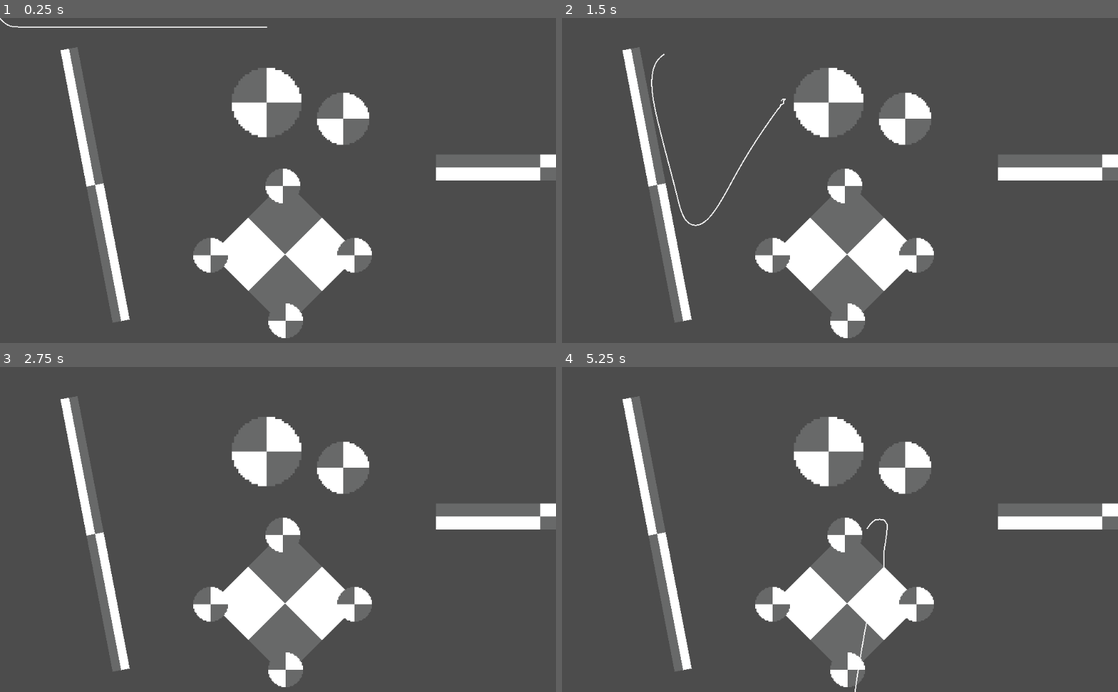
Above: before the commit, frames 1-4 (two rows, left to right).
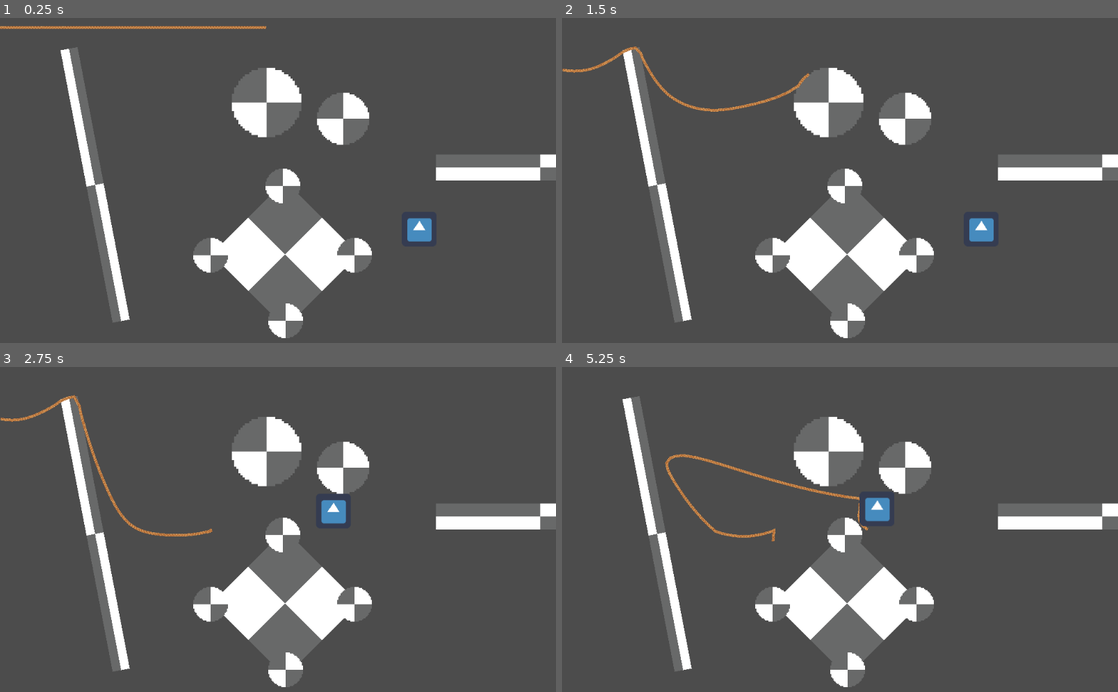
Above: after the commit, the same moments.

Repository: beanmoro/godot_rope
Game: Godot game, scene res://assets/scenes/Main.tscn
The game is run twice, just before and just after one commit, with the same random seed, the same clock (stepped at 60 frames per second) and the same inputs. The engine's default icon, where the game draws it, is replaced by a stand-in: a white triangle on a blue panel in a dark square.
Inputs (mouse positions are in pixels of both pictures, inside the frame that each line leads up to):
- Up to frame 1 (0.25 s): no input
- Up to frame 2 (1.5 s): move the mouse to (962, 164) at 0.52 s; tap 1 (PinFirst) at 0.6 s; tap 2 (PinLast) at 0.8, 1.35 s; move the mouse to (728, 196) at 1.27 s
- Up to frame 3 (2.75 s): tap Middle mouse button (middle_click) at 1.55 s; move the mouse to (333, 458) at 2.02 s; hold Middle mouse button (middle_click) from 2.03 s (still down); tap 3 (PinRand, bound only after the commit) at 2.3 s
- Up to frame 4 (5.25 s): move the mouse to (812, 594) at 2.77 s; release Middle mouse button (middle_click) at 2.78 s; tap 3 (PinRand, bound only after the commit) at 2.85 s; tap 1 (PinFirst) at 3.05, 3.6 s; move the mouse to (1006, 578) at 3.52 s; tap 2 (PinLast) at 3.8, 4.35 s; tap D (debug_mode, bound only after the commit) at 4.15 s; move the mouse to (673, 480) at 4.27 s; tap Middle mouse button (middle_click) at 4.55 s; move the mouse to (867, 529) at 5.02 s; press the mouse at (867, 529) at 5.03 s

The runs differ from the first frame. In frame 1, 0.8% of the frame differs, in the area x 0-78%, y 0-69%; in frame 2, 1.1%, in the area x 0-78%, y 8-69%; in frame 3, 0.8%; in frame 4, 1.0%.

Commit message:
Pin Mode for Each Node Added

Diff:
--- /dev/null
+++ b/assets/objects/MovingBox.tscn
@@ -0,0 +1,16 @@
+[gd_scene load_steps=4 format=2]
+
+[ext_resource path="res://icon.png" type="Texture" id=1]
+[ext_resource path="res://assets/scripts/MovingBox.gd" type="Script" id=2]
+
+[sub_resource type="RectangleShape2D" id=1]
+extents = Vector2( 32, 32 )
+
+[node name="MovingBox" type="KinematicBody2D"]
+script = ExtResource( 2 )
+
+[node name="Sprite" type="Sprite" parent="."]
+texture = ExtResource( 1 )
+
+[node name="CollisionShape2D" type="CollisionShape2D" parent="."]
+shape = SubResource( 1 )
--- a/assets/objects/Rope.tscn
+++ b/assets/objects/Rope.tscn
@@ -1,12 +1,14 @@
-[gd_scene load_steps=2 format=2]
+[gd_scene load_steps=3 format=2]
 
 [ext_resource path="res://assets/scripts/Rope.gd" type="Script" id=1]
+[ext_resource path="res://assets/rope.png" type="Texture" id=2]
 
 [node name="Rope" type="Node2D"]
 script = ExtResource( 1 )
 
 [node name="Line2D" type="Line2D" parent="."]
-width = 4.0
 default_color = Color( 1, 1, 1, 1 )
+texture = ExtResource( 2 )
+texture_mode = 1
 
 [node name="rNodes" type="Node2D" parent="."]
--- a/assets/objects/RopeNode.tscn
+++ b/assets/objects/RopeNode.tscn
@@ -16,7 +16,6 @@
 
 [node name="Sprite" type="Sprite" parent="."]
 visible = false
-position = Vector2( -0.00984311, -0.00984311 )
-scale = Vector2( 0.0763079, 0.0763079 )
+scale = Vector2( 0.075, 0.075 )
 texture = ExtResource( 1 )
 [connection signal="body_exited" from="CircleColl" to="." method="_on_CircleColl_body_exited"]
--- a/assets/scenes/Main.tscn
+++ b/assets/scenes/Main.tscn
@@ -1,8 +1,9 @@
-[gd_scene load_steps=4 format=2]
+[gd_scene load_steps=5 format=2]
 
 [ext_resource path="res://assets/objects/Rope.tscn" type="PackedScene" id=1]
 [ext_resource path="res://assets/objects/CircleSolid.tscn" type="PackedScene" id=2]
 [ext_resource path="res://assets/objects/Wall.tscn" type="PackedScene" id=3]
+[ext_resource path="res://assets/objects/MovingBox.tscn" type="PackedScene" id=4]
 
 [node name="Main" type="Node2D"]
 
@@ -53,8 +54,14 @@
 scale = Vector2( 4, 4 )
 
 [node name="Rope" parent="." instance=ExtResource( 1 )]
-position = Vector2( -1.49829, -1.49832 )
-constrain = 5.0
-iterations = 4
+rope_nodes = 50
+constrain = 10.0
+iterations = 2
+rope_width = 5
 collision_radius = 16.0
-friction = 1.0
+friction = 0.98
+
+[node name="MovingBox" parent="." groups=[
+"Solid",
+] instance=ExtResource( 4 )]
+position = Vector2( 772.098, 389.71 )
--- /dev/null
+++ b/assets/scripts/MovingBox.gd
@@ -0,0 +1,14 @@
+extends KinematicBody2D
+
+
+func _ready():
+	pass
+
+func _process(_delta):
+
+	var motion = Vector2.ZERO
+
+	if Input.is_action_pressed("middle_click"):
+		motion = get_viewport().get_mouse_position() - global_position
+
+	move_and_slide(motion * 10)
--- a/assets/scripts/Rope.gd
+++ b/assets/scripts/Rope.gd
@@ -35,9 +35,13 @@
 
 func _process(_delta):
 	if Input.is_action_just_pressed("PinFirst"):
-		start_pin = !start_pin
+		ropes[0].pinned = !ropes[0].pinned
 	if Input.is_action_just_pressed("PinLast"):
-		end_pin = !end_pin
+		ropes[ropes.size()-1].pinned = !ropes[ropes.size()-1].pinned
+	if Input.is_action_just_pressed("PinRand"):
+		var index = rand_range(1, ropes.size()-2)
+		ropes[index].pinned = !ropes[index].pinned
+
 
 	var line_segments : PoolVector2Array = []
 	for rope in ropes:
@@ -56,13 +60,14 @@
 
 	for i in range(ropes.size()):
 
-		if ropes[i].colliding :
+		if ropes[i].colliding and !ropes[i].pinned :
 			var coll_data = ropes[i].collision_data.values()
 
 			for j in range(coll_data.size()):
-				var coll_info = coll_data[j]#.collision_data[j]
+				var coll_info = coll_data[j]
 				var collider = coll_info.get("collider")
 				var coll_type = collider.get_node("CollisionShape2D").shape
+
 
 				if coll_type is CircleShape2D:
 
@@ -106,7 +111,7 @@
 
 func update_nodes(delta):
 	for i in range(ropes.size()):
-		if (i !=0 && i!=ropes.size()-1) || (i == 0 && !start_pin) || (i==ropes.size()-1 && !end_pin):
+		if  !ropes[i].pinned:
 			var motion = (ropes[i].position - ropes[i].old_position) * friction
 			ropes[i].old_position = ropes[i].position
 			ropes[i].position +=  motion + (gravity * delta)
@@ -122,29 +127,31 @@
 			ropes[ropes.size()-1].position =  get_viewport().get_mouse_position()
 
 
-		var diffX = ropes[i].position.x - ropes[i+1].position.x
-		var diffY = ropes[i].position.y - ropes[i+1].position.y
+
+		var diff_vec = ropes[i].position - ropes[i+1].position
 		var dist = ropes[i].position.distance_to(ropes[i+1].position)
 		var difference = 0
 		if dist > 0:
 			difference = (constrain - dist) / dist
 
-		var translate = Vector2(diffX, diffY) *(0.5 * difference)
-		#ropes[i].position += translate
-		#ropes[i+1].position -= translate
+		var motion = diff_vec
 
 		if i == 0:
-			if start_pin:
-				ropes[i+1].position -= translate
+			if ropes[i].pinned:
+				ropes[i+1].position -= motion * difference
 			else:
-				ropes[i].position += translate
-				ropes[i+1].position -= translate
+				ropes[i].position += motion * (difference/2)
+				ropes[i+1].position -= motion * (difference/2)
 		else:
-			if (i+1 == ropes.size()-1 && end_pin):
-				ropes[i].position += translate
+			if ropes[i].pinned:
+				ropes[i+1].position -= motion * difference
+
+			elif (ropes[i+1].pinned):
+				ropes[i].position += motion * difference
+
 			else:
-				ropes[i].position += translate
-				ropes[i+1].position -= translate
+				ropes[i].position += motion * (difference/2)
+				ropes[i+1].position -= motion * (difference/2)
 
 
 
--- a/assets/scripts/RopeNode.gd
+++ b/assets/scripts/RopeNode.gd
@@ -5,6 +5,8 @@
 var collision_rad : float = 8
 var collision_data = {}
 var last_collide = null
+var pinned = false
+var debug = false
 
 func _ready():
 	old_position = position
@@ -12,16 +14,21 @@
 
 func _process(_delta):
 
-	if $Sprite.visible:
-		if colliding :
-			$Sprite.modulate = Color.red
-		else:
-			$Sprite.modulate = Color.green
+	if Input.is_action_pressed("debug_mode"):
+		debug = !debug
+		$Sprite.visible = debug
+
+	if debug :
+		if $Sprite.visible:
+			if colliding :
+				$Sprite.modulate = Color.red
+			else:
+				$Sprite.modulate = Color.green
 
 func _physics_process(_delta):
 
 	var bodies = $CircleColl.get_overlapping_bodies()
-	if bodies:
+	if bodies and !pinned:
 		for body in bodies:
 			if body.is_in_group("Solid"):
 				var world = get_world_2d().direct_space_state
--- a/project.godot
+++ b/project.godot
@@ -15,7 +15,7 @@
 
 [application]
 
-config/name="Rope"
+config/name="Godot Verlet Rope"
 run/main_scene="res://assets/scenes/Main.tscn"
 config/icon="res://icon.png"
 
@@ -46,6 +46,16 @@
 "events": [ Object(InputEventKey,"resource_local_to_scene":false,"resource_name":"","device":0,"alt":false,"shift":false,"control":false,"meta":false,"command":false,"pressed":false,"scancode":50,"unicode":0,"echo":false,"script":null)
  ]
 }
+PinRand={
+"deadzone": 0.5,
+"events": [ Object(InputEventKey,"resource_local_to_scene":false,"resource_name":"","device":0,"alt":false,"shift":false,"control":false,"meta":false,"command":false,"pressed":false,"scancode":51,"unicode":0,"echo":false,"script":null)
+ ]
+}
+debug_mode={
+"deadzone": 0.5,
+"events": [ Object(InputEventKey,"resource_local_to_scene":false,"resource_name":"","device":0,"alt":false,"shift":false,"control":false,"meta":false,"command":false,"pressed":false,"scancode":68,"unicode":0,"echo":false,"script":null)
+ ]
+}
 
 [rendering]
 
Binary file added: assets/rope.png
Not shown, added: assets/rope.png.import
Binary file added: assets/vine.png
Not shown, added: assets/vine.png.import
